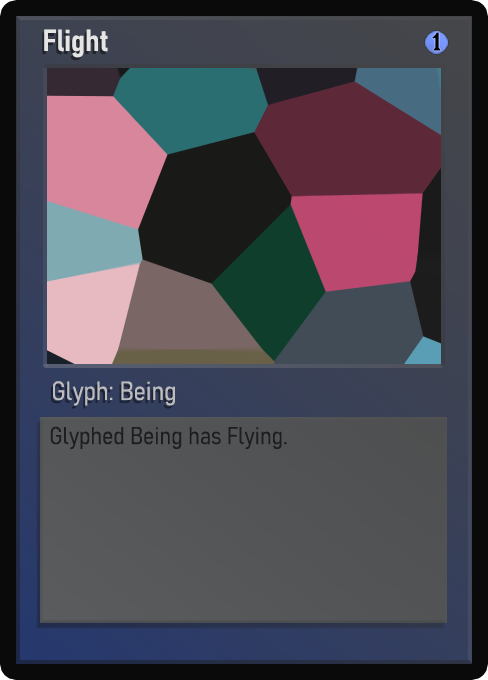
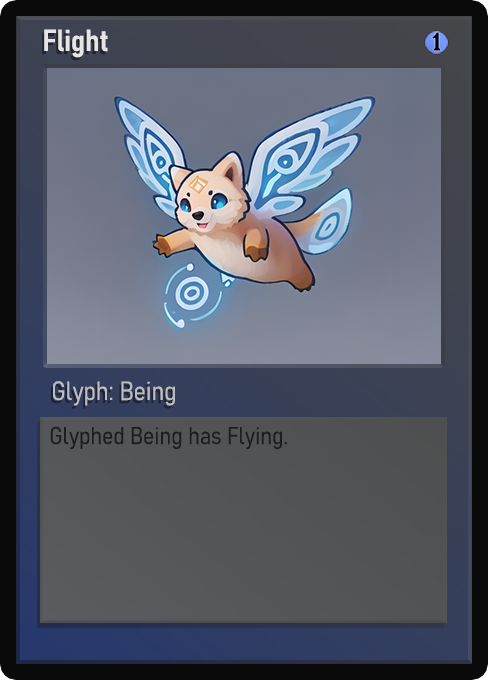
Layer changes from the first 488×680 image to the second:
painted on "Name" over [72, 35, 97, 57]
painted on "Class" over [53, 381, 175, 406]
painted on "Desc_norm" over [52, 427, 287, 450]
painted on "Artwork" over [47, 68, 441, 364]
